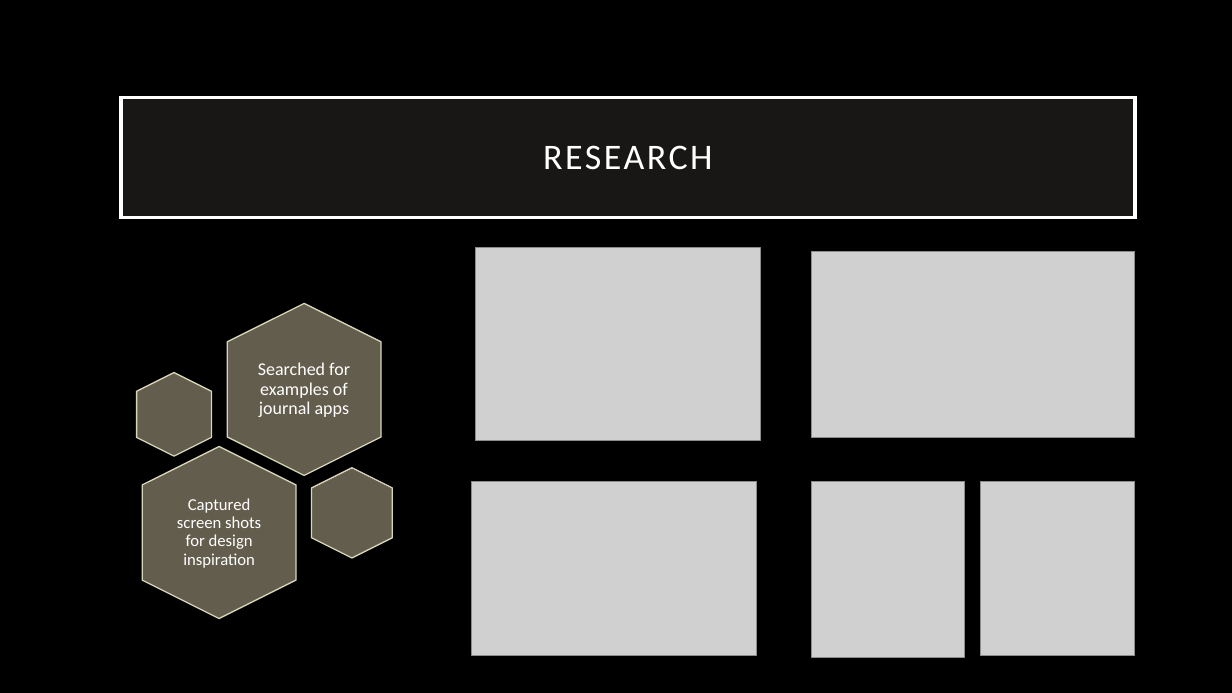
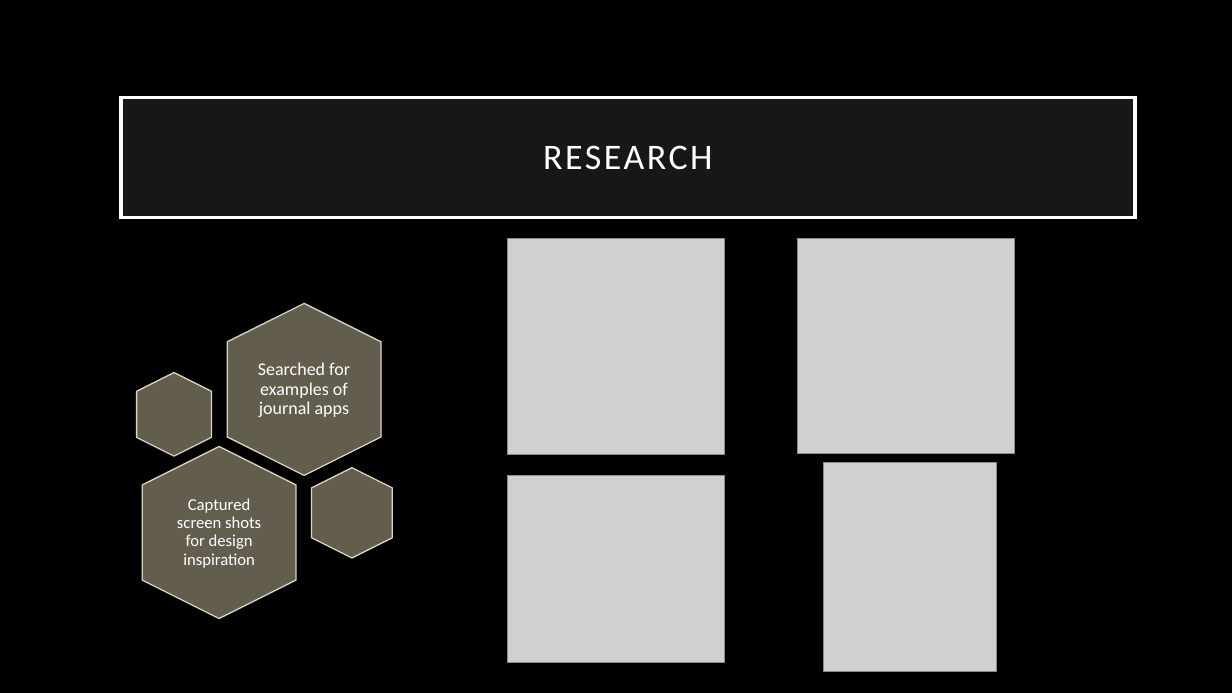
Before and after one commit to frankpjr1/Journal-Now-App, a slide deck: slide 3 of assets/journal now presentation.pptx. Drawn at 1232x693 pixels with LibreOffice and Linux fonts; fonts in the diff are those of the drawing; grey boxes stand for pictures. Boxes give left, top, right and bottom in pixels: in the first picture for what was removed or moved away, otherwise in the second. Text is boxed around its words. In the diff, an @@ line names an element or a change of style, - is before the commit and + after.

```diff
--- a/assets/journal now presentation.pptx
+++ b/assets/journal now presentation.pptx
@@ picture: place and size @@
-picture at bbox=[475, 248, 761, 441]
+picture at bbox=[507, 238, 724, 454]
@@ picture: place and size @@
-picture at bbox=[812, 251, 1136, 437]
+picture at bbox=[798, 238, 1015, 453]
@@ picture: place and size @@
-picture at bbox=[471, 482, 757, 655]
+picture at bbox=[507, 475, 724, 662]
@@ picture: place and size @@
-picture at bbox=[812, 482, 965, 658]
+picture at bbox=[824, 462, 997, 671]
@@ picture removed at bbox=[981, 482, 1135, 656] @@
```
Also in this commit, not shown: 1 other slide changed, 1 other file.
